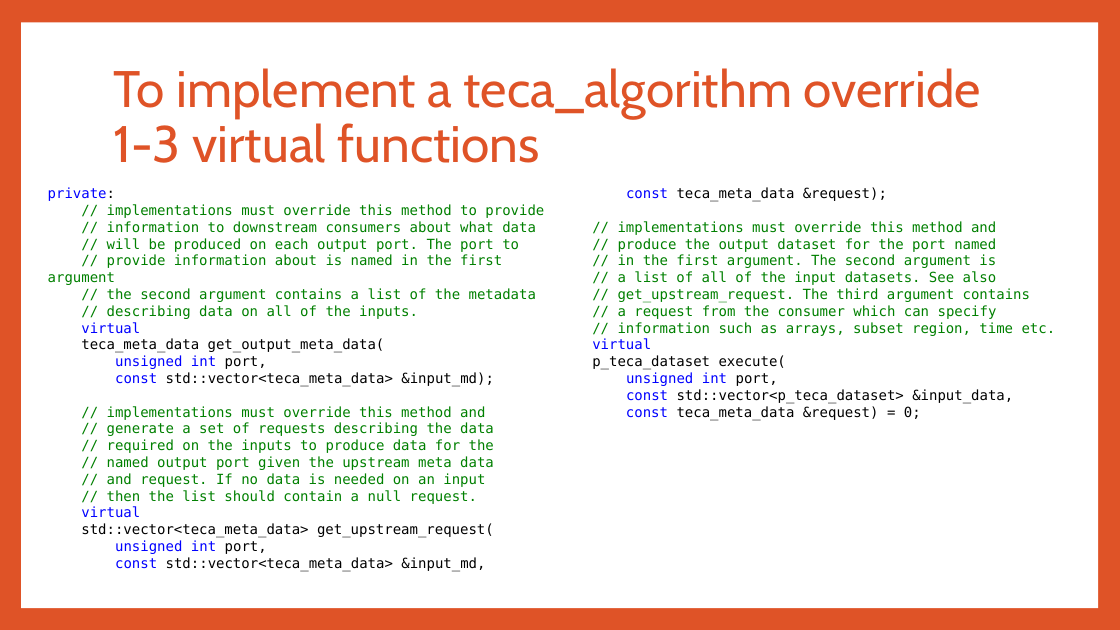
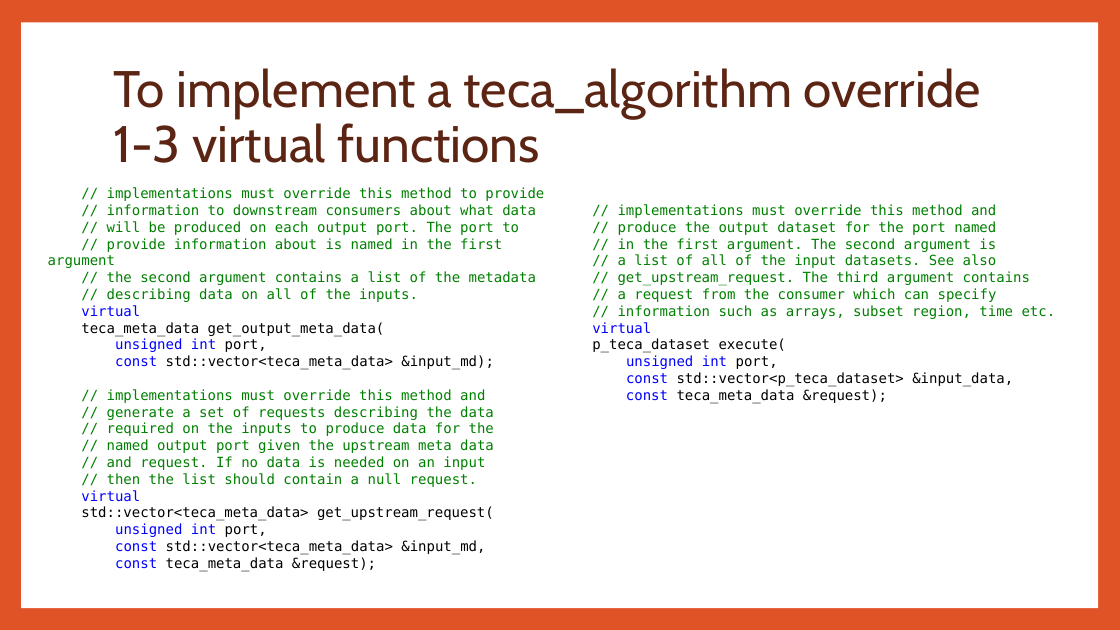
Before and after one commit to LBL-EESA/TECA, a slide deck: slide 6 of doc/TECA Architecture.pptx. Drawn at 1120x630 pixels with LibreOffice and Linux fonts; fonts in the diff are those of the drawing. Boxes give left, top, right and bottom in pixels: in the first picture for what was removed or moved away, otherwise in the second. Text is boxed around its words. In the diff, an @@ line names an element or a change of style, - is before the commit and + after.

```diff
--- a/doc/TECA Architecture.pptx
+++ b/doc/TECA Architecture.pptx
@@ title "To implement a teca_algorithm override ..." at (113, 68, 981, 163): text colour #DF5327 to #5B2413 @@
@@ text at (48, 187, 115, 201): paragraph removed @@
-private:
@@ text at (626, 389, 887, 403): text changed @@
-const teca_meta_data &request) = 0;
+const teca_meta_data &request);
```
Also in this commit, not shown: 6 other slides changed, 5 slides added.
